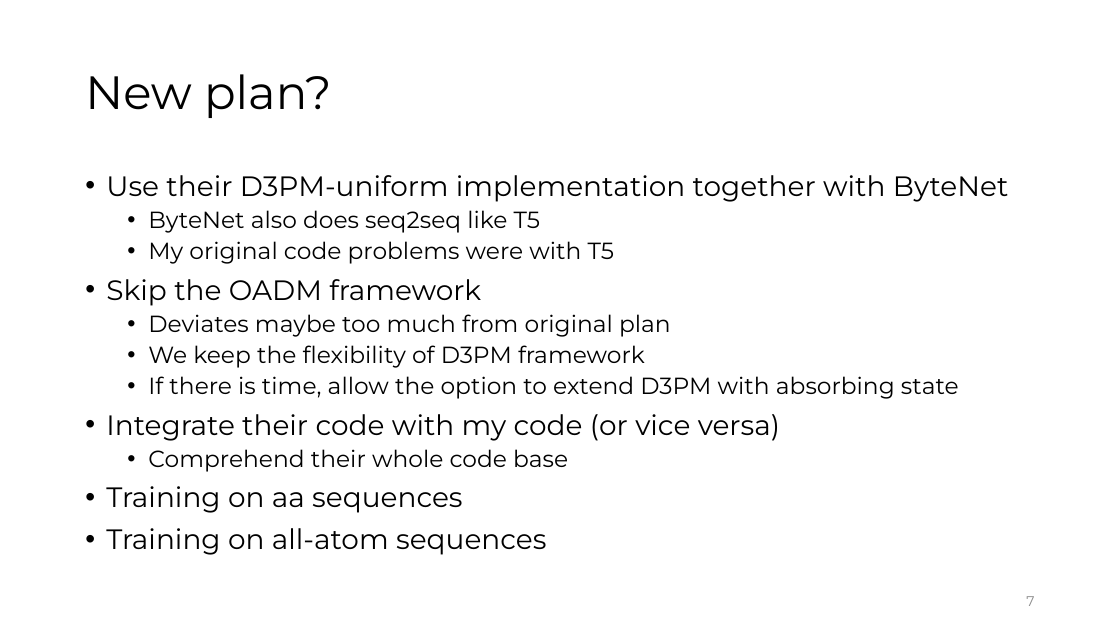
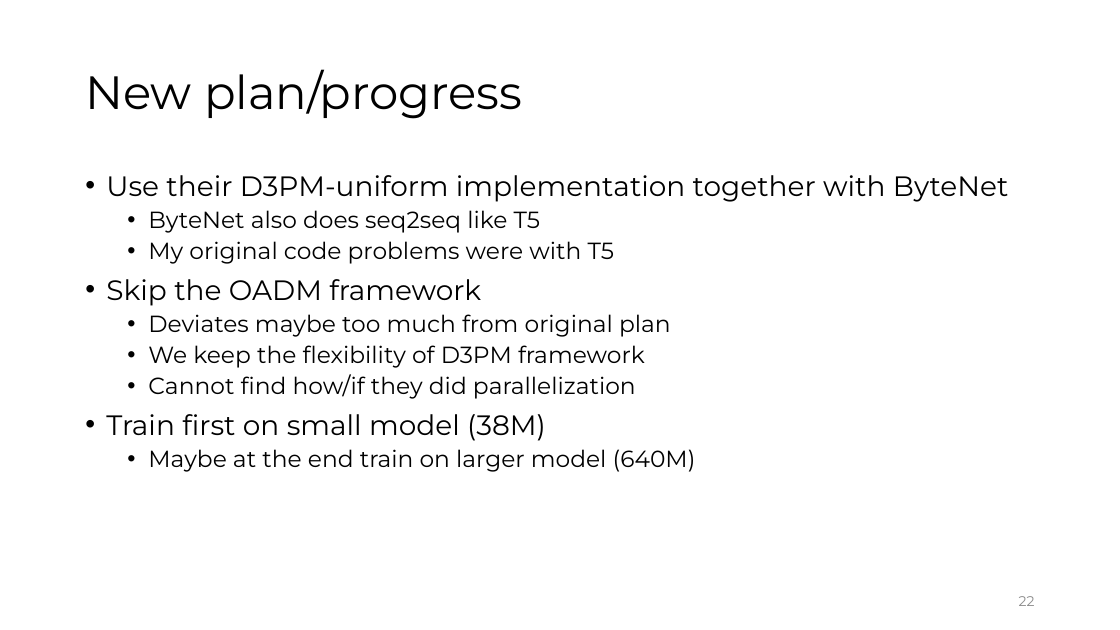
Before and after one commit to gadmiraal/Generative-AI-for-bio-molecule-design-notes, a slide deck: slide 22 of Master Thesis/Weekly updates/Weekly_Update_24.pptx (slide 7 before the commit). Drawn at 1120x630 pixels with LibreOffice and Linux fonts; fonts in the diff are those of the drawing. Boxes give left, top, right and bottom in pixels: in the first picture for what was removed or moved away, otherwise in the second. Text is boxed around its words. In the diff, an @@ line names an element or a change of style, - is before the commit and + after.

```diff
--- a/Master Thesis/Weekly updates/Weekly_Update_24.pptx
+++ b/Master Thesis/Weekly updates/Weekly_Update_24.pptx
@@ title at (85, 69, 522, 119): text changed @@
-New plan?
+New plan/progress
@@ text at (106, 374, 696, 472): text changed; size 24 to 20 pt @@
-  • If there is time, allow the option to extend D3PM with absorbing state
-• Integrate their code with my code (or vice versa)
-  • Comprehend their whole code base
-• Training on aa sequences
-• Training on all-atom sequences
+  • Cannot find how/if they did parallelization
+• Train first on small model (38M)
+  • Maybe at the end train on larger model (640M)
@@ page number at (1019, 596, 1035, 606): text changed @@
-7
+22
```
Also in this commit, not shown: 3 other slides changed, 17 slides added, 2 slides removed, 1 other file.
